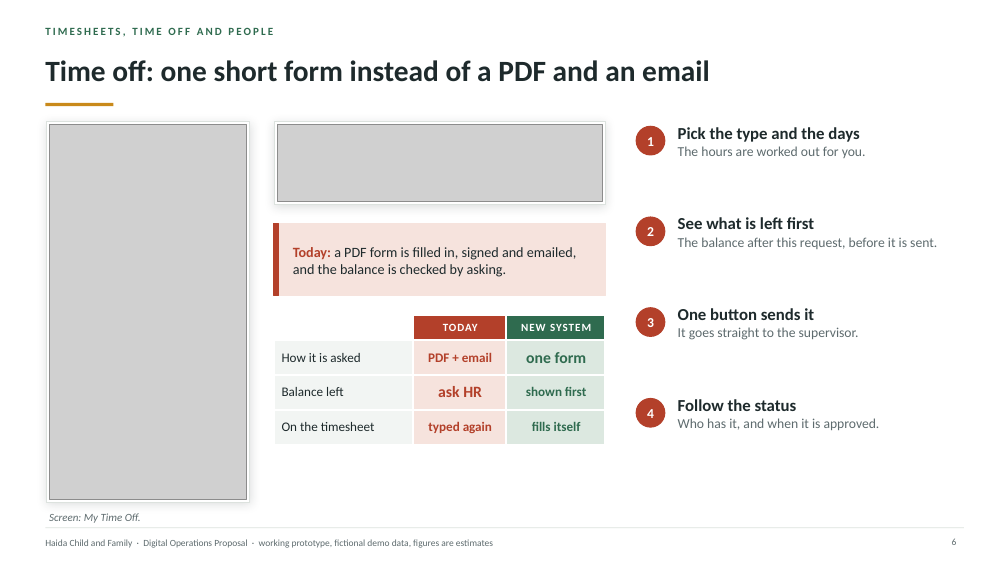
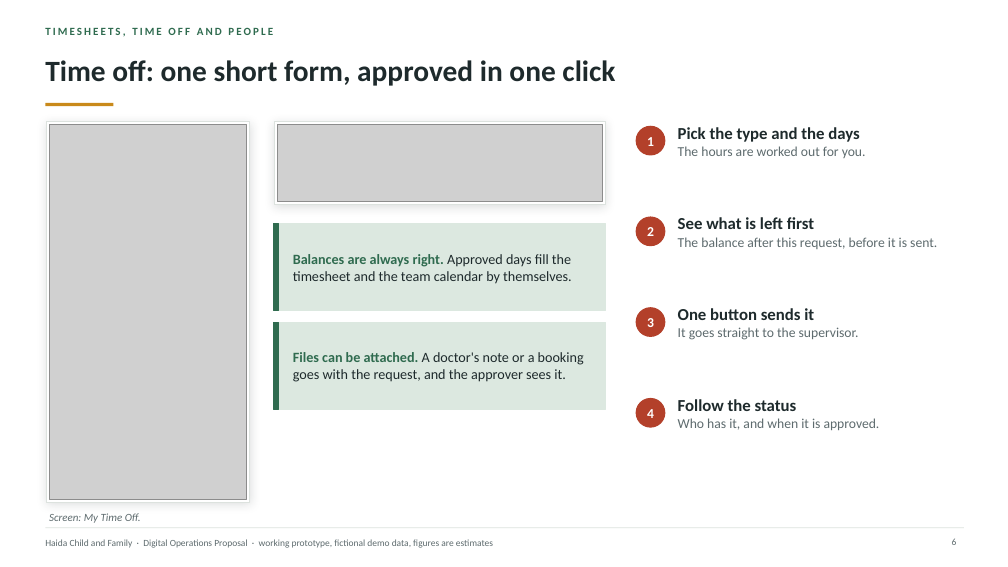
Before and after one commit to AndalibOlee/Portfolio, a slide deck: slide 6 of demo-platform/docs/Haida_Child_and_Family_Executive_Digital_Operations_Proposal.pptx. Drawn at 1008x567 pixels with LibreOffice and Linux fonts; fonts in the diff are those of the drawing; grey boxes stand for pictures. Boxes give left, top, right and bottom in pixels: in the first picture for what was removed or moved away, otherwise in the second. Text is boxed around its words. In the diff, an @@ line names an element or a change of style, - is before the commit and + after.

```diff
--- a/demo-platform/docs/Haida_Child_and_Family_Executive_Digital_Operations_Proposal.pptx
+++ b/demo-platform/docs/Haida_Child_and_Family_Executive_Digital_Operations_Proposal.pptx
@@ title at bbox=[45, 60, 615, 86]: text changed @@
-Time off: one short form instead of a PDF and an email
+Time off: one short form, approved in one click
@@ rectangle: place and size @@
-rectangle at bbox=[274, 224, 605, 296]
+rectangle at bbox=[274, 224, 605, 311]
@@ rectangle at bbox=[274, 224, 605, 311]: fill #F6E3DD to #DCE8E0; outline #F6E3DD 1 pt to #DCE8E0 1 pt @@
@@ rectangle: place and size @@
-rectangle at bbox=[274, 224, 278, 296]
+rectangle at bbox=[274, 224, 278, 311]
@@ rectangle at bbox=[274, 224, 278, 311]: fill #B3402A to #2F6B4F; outline #B3402A 1 pt to #2F6B4F 1 pt @@
@@ text removed at bbox=[293, 247, 577, 277] @@
-Today: a PDF form is filled in, signed and emailed, and the balance is checked by asking.
@@ text added at bbox=[293, 254, 572, 284], 13.5 pt, text #1E2A2C @@
+Balances are always right. Approved days fill the timesheet and the team calendar by themselves.
@@ table removed at bbox=[274, 315, 605, 437], 4 rows, 3 columns @@
- | TODAY | NEW SYSTEM
-How it is asked | PDF + email | one form
-Balance left | ask HR | shown first
-On the timesheet | typed again | fills itself
@@ rectangle added at bbox=[274, 322, 605, 409], fill #DCE8E0, outline #DCE8E0 1 pt @@
@@ rectangle added at bbox=[274, 322, 278, 409], fill #2F6B4F, outline #2F6B4F 1 pt @@
@@ text added at bbox=[293, 352, 584, 382], 13.5 pt, text #1E2A2C @@
+Files can be attached. A doctor's note or a booking goes with the request, and the approver sees it.
```
Also in this commit, not shown: 13 other slides changed, 10 other files.
